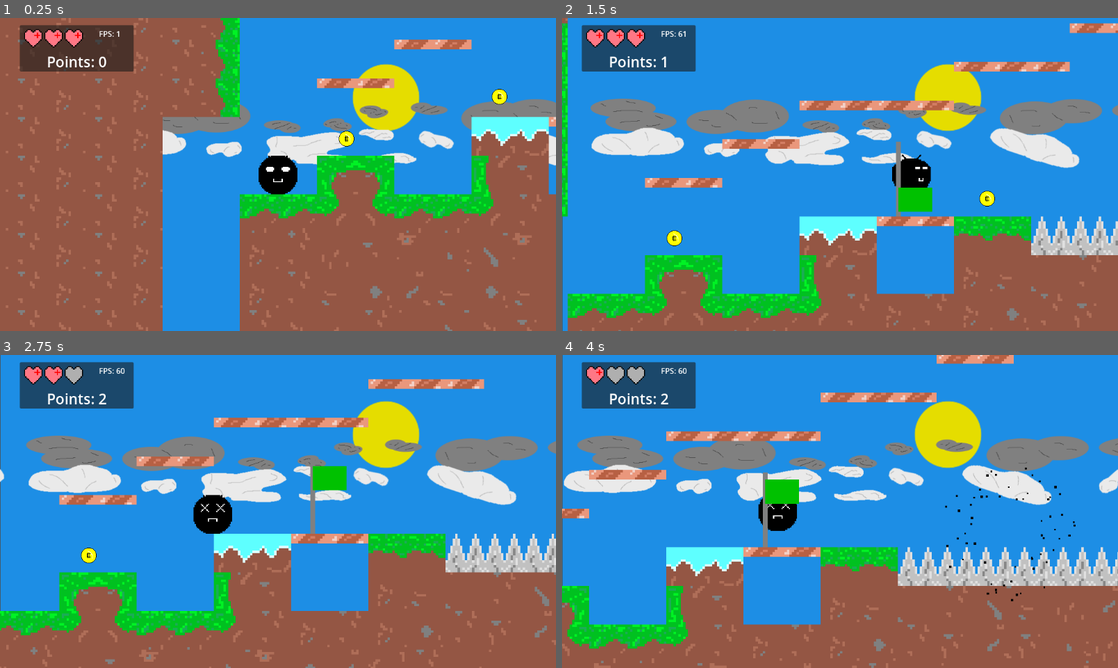
Above: before the commit, frames 1-4 (two rows, left to right).
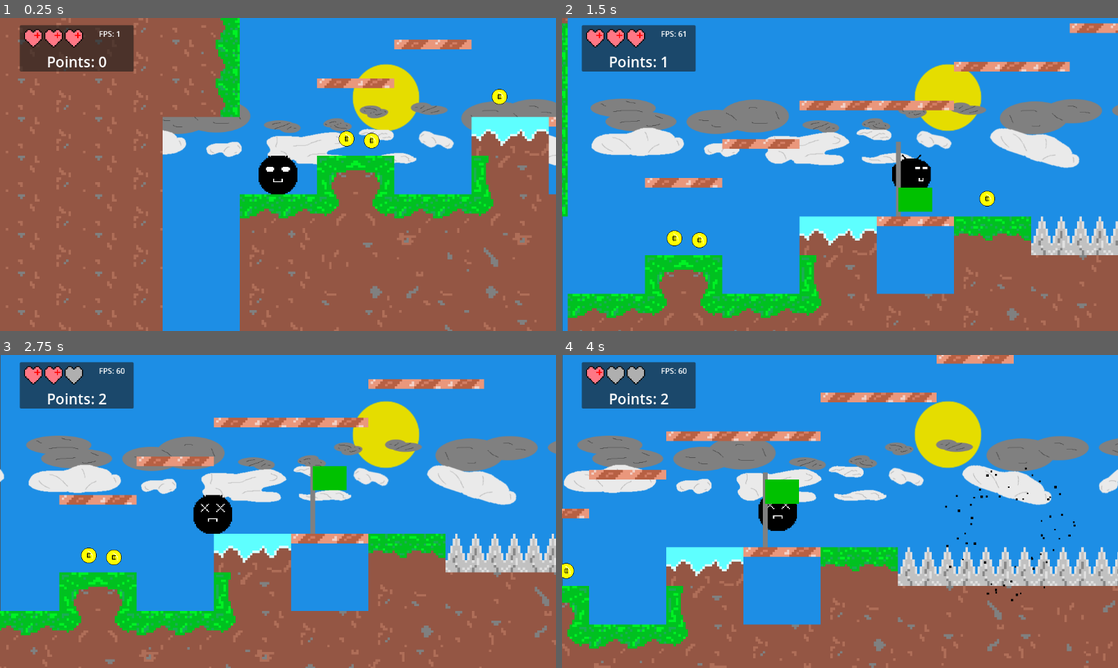
Above: after the commit, the same moments.

Repository: CWmain/Platformer
Game: Godot game, scene res://levels/Test_Level.tscn
The game is run twice, just before and just after one commit, with the same random seed, the same clock (stepped at 60 frames per second) and the same inputs. This scene is started directly instead of the project's main scene. Sound files missing from this copy of the repository are replaced by a short silence.
Inputs (mouse positions are in pixels of both pictures, inside the frame that each line leads up to):
- Up to frame 1 (0.25 s): no input
- Up to frame 2 (1.5 s): move the mouse to (962, 158) at 0.52 s; hold Right (right) from 0.53 s (still down); tap Space (jump) at 0.6, 0.77, 1.07, 1.35 s; move the mouse to (728, 190) at 1.27 s
- Up to frame 3 (2.75 s): tap Space (jump) at 1.52, 1.82, 2.1 s; move the mouse to (333, 442) at 2.02 s; release Right (right) at 2.03 s; hold A (left) from 2.03 s (still down)
- Up to frame 4 (4 s): move the mouse to (812, 574) at 2.77 s; release A (left) at 2.78 s; hold Right (right) from 2.78 s (still down); tap Space (jump) at 2.85, 3.02, 3.32, 3.6, 3.77 s; move the mouse to (1006, 558) at 3.52 s

The runs differ from the first frame. In frame 1, 0.1% of the frame differs, in the area x 65-69%, y 36-42%; in frame 2, 0.1%; in frame 3, 0.1%; in frame 4, 0.1%.

Commit message:
Reorganised the audio, added coin collection sound and confetti sound on finish pole being reached

Diff:
--- a/Platformer/GameObjects/coin.gd
+++ b/Platformer/GameObjects/coin.gd
@@ -1,10 +1,19 @@
 extends Area2D
 
 @onready var game_manager = %GameManager
+@onready var coin_audio = $coinAudio
+
+#Prevent coin from being collected twice before audio ends
+var collected : bool = false
+
+func _on_body_entered(body):
+	if (body.name == "Player" && !collected):
+		coin_audio.play()
+		collected = true
+		self.hide()
+		game_manager.add_points()
 
 
-
-func _on_body_entered(body):
-	if (body.name == "Player"):
-		queue_free()
-		game_manager.add_points()
+func _on_coin_audio_finished():
+	queue_free()
+	pass # Replace with function body.
--- a/Platformer/GameObjects/coin.tscn
+++ b/Platformer/GameObjects/coin.tscn
@@ -1,7 +1,8 @@
-[gd_scene load_steps=11 format=3 uid="uid://deqfci0e0t815"]
+[gd_scene load_steps=12 format=3 uid="uid://deqfci0e0t815"]
 
 [ext_resource type="Script" path="res://GameObjects/coin.gd" id="1_e3bw4"]
 [ext_resource type="Texture2D" uid="uid://btjn8gha5ittt" path="res://GameObjects/ani_coin.png" id="2_chb41"]
+[ext_resource type="AudioStream" uid="uid://dhod4gd6bx1nj" path="res://sounds/coin.wav" id="3_d0egs"]
 
 [sub_resource type="AtlasTexture" id="AtlasTexture_qj302"]
 atlas = ExtResource("2_chb41")
@@ -68,4 +69,8 @@
 [node name="CollisionShape2D" type="CollisionShape2D" parent="."]
 shape = SubResource("CircleShape2D_teqyn")
 
+[node name="coinAudio" type="AudioStreamPlayer2D" parent="."]
+stream = ExtResource("3_d0egs")
+
 [connection signal="body_entered" from="." to="." method="_on_body_entered"]
+[connection signal="finished" from="coinAudio" to="." method="_on_coin_audio_finished"]
--- a/Platformer/Particles/confetti.gd
+++ b/Platformer/Particles/confetti.gd
@@ -4,10 +4,12 @@
 @onready var confetti_green = $ConfettiGreen
 @onready var confetti_blue = $ConfettiBlue
 
-# Called when the node enters the scene tree for the first time.
+@onready var confetti_audio = $confettiAudio
+
 
 func emmit():
 	print("Confetti!!!")
+	confetti_audio.play()
 	confetti_blue.set_emitting(true)
 	confetti_green.set_emitting(true)
 	confetti_red.set_emitting(true)
--- a/Platformer/Particles/confetti.tscn
+++ b/Platformer/Particles/confetti.tscn
@@ -1,9 +1,10 @@
-[gd_scene load_steps=5 format=3 uid="uid://b1nfkv5ddybwa"]
+[gd_scene load_steps=6 format=3 uid="uid://b1nfkv5ddybwa"]
 
 [ext_resource type="Script" path="res://Particles/confetti.gd" id="1_2q5eg"]
 [ext_resource type="Material" uid="uid://bc5kumsnitw1y" path="res://Particles/confetti/confettiRed.tres" id="1_m7n5r"]
 [ext_resource type="Material" uid="uid://c1n4ajeutwx1r" path="res://Particles/confetti/confettiGreen.tres" id="2_81340"]
 [ext_resource type="Material" uid="uid://cfkn0w0k47ykf" path="res://Particles/confetti/confettiBlue.tres" id="3_ilqfw"]
+[ext_resource type="AudioStream" uid="uid://dd8tux4rbaoau" path="res://sounds/confetti.ogg" id="5_2kpht"]
 
 [node name="Confetti" type="Node2D"]
 script = ExtResource("1_2q5eg")
@@ -34,3 +35,6 @@
 lifetime = 5.0
 one_shot = true
 speed_scale = 4.0
+
+[node name="confettiAudio" type="AudioStreamPlayer2D" parent="."]
+stream = ExtResource("5_2kpht")
--- a/Platformer/levels/Test_Level.tscn
+++ b/Platformer/levels/Test_Level.tscn
@@ -79,6 +79,9 @@
 [node name="coin3" parent="SceneObjects/Coins" instance=ExtResource("12_shm08")]
 position = Vector2(869, 283)
 
+[node name="coin4" parent="SceneObjects/Coins" instance=ExtResource("12_shm08")]
+position = Vector2(273, 369)
+
 [node name="spikey" parent="SceneObjects" instance=ExtResource("13_1oj4o")]
 position = Vector2(960, 343)
 scale = Vector2(40, 1)
--- a/Platformer/main_character.tscn
+++ b/Platformer/main_character.tscn
@@ -7,10 +7,10 @@
 [ext_resource type="Texture2D" uid="uid://bsl8bgqtk1t2x" path="res://Character/CharacterIdle.png" id="3_qemro"]
 [ext_resource type="Texture2D" uid="uid://dcsif0hv4dcob" path="res://Character/CharacterMove.png" id="4_5688i"]
 [ext_resource type="Texture2D" uid="uid://13fxmwxon413" path="res://Character/CharacterWin.png" id="6_xi0by"]
-[ext_resource type="AudioStream" uid="uid://dnwxp1vbdyged" path="res://sounds/SnowWalk/SnowWalk2.ogg" id="8_aaeyx"]
-[ext_resource type="AudioStream" uid="uid://c2yqn6simogcy" path="res://sounds/shoot.ogg" id="8_esfa2"]
-[ext_resource type="AudioStream" uid="uid://dpnp1c1mlqq3l" path="res://sounds/jumpEffect.ogg" id="10_u8ppc"]
-[ext_resource type="AudioStream" uid="uid://bqoahypipw6ne" path="res://sounds/stab.ogg" id="11_lptd0"]
+[ext_resource type="AudioStream" uid="uid://c2yqn6simogcy" path="res://sounds/player/shoot.ogg" id="8_rlsxm"]
+[ext_resource type="AudioStream" uid="uid://dnwxp1vbdyged" path="res://sounds/player/SnowWalk/SnowWalk2.ogg" id="9_qy3v6"]
+[ext_resource type="AudioStream" uid="uid://dpnp1c1mlqq3l" path="res://sounds/player/jumpEffect.ogg" id="10_80nwy"]
+[ext_resource type="AudioStream" uid="uid://bqoahypipw6ne" path="res://sounds/player/stab.ogg" id="11_g5ybr"]
 
 [sub_resource type="AtlasTexture" id="AtlasTexture_2tsjd"]
 atlas = ExtResource("3_1kp13")
@@ -226,22 +226,22 @@
 
 [node name="GrappleAudio" type="AudioStreamPlayer2D" parent="Sounds"]
 scale = Vector2(1, 1)
-stream = ExtResource("8_esfa2")
+stream = ExtResource("8_rlsxm")
 volume_db = 18.0
 bus = &"SFX"
 
 [node name="WalkingAudio" type="AudioStreamPlayer2D" parent="Sounds"]
 scale = Vector2(1, 1)
-stream = ExtResource("8_aaeyx")
+stream = ExtResource("9_qy3v6")
 bus = &"SFX"
 
 [node name="JumpAudio" type="AudioStreamPlayer2D" parent="Sounds"]
-stream = ExtResource("10_u8ppc")
+stream = ExtResource("10_80nwy")
 volume_db = 10.0
 bus = &"SFX"
 
 [node name="SpikedAudio" type="AudioStreamPlayer2D" parent="Sounds"]
-stream = ExtResource("11_lptd0")
+stream = ExtResource("11_g5ybr")
 volume_db = 15.0
 
 [connection signal="draw" from="." to="." method="_on_draw"]
Not shown, removed: Platformer/sounds/SnowWalk/SnowWalk.ogg.import
Not shown, removed: Platformer/sounds/SnowWalk/SnowWalk2.ogg.import
Not shown, changed: Platformer/sounds/coin.wav.import
Not shown, added: Platformer/sounds/confetti.ogg.import
Not shown, removed: Platformer/sounds/jumpEffect.ogg.import
Not shown, added: Platformer/sounds/player/SnowWalk/SnowWalk.ogg.import
Not shown, added: Platformer/sounds/player/SnowWalk/SnowWalk2.ogg.import
Not shown, added: Platformer/sounds/player/jumpEffect.ogg.import
Not shown, added: Platformer/sounds/player/jumpland.wav.import
Not shown, added: Platformer/sounds/player/shoot.ogg.import
Not shown, added: Platformer/sounds/player/stab.ogg.import
Not shown, removed: Platformer/sounds/shoot.ogg.import
(and 9 more such lines)
